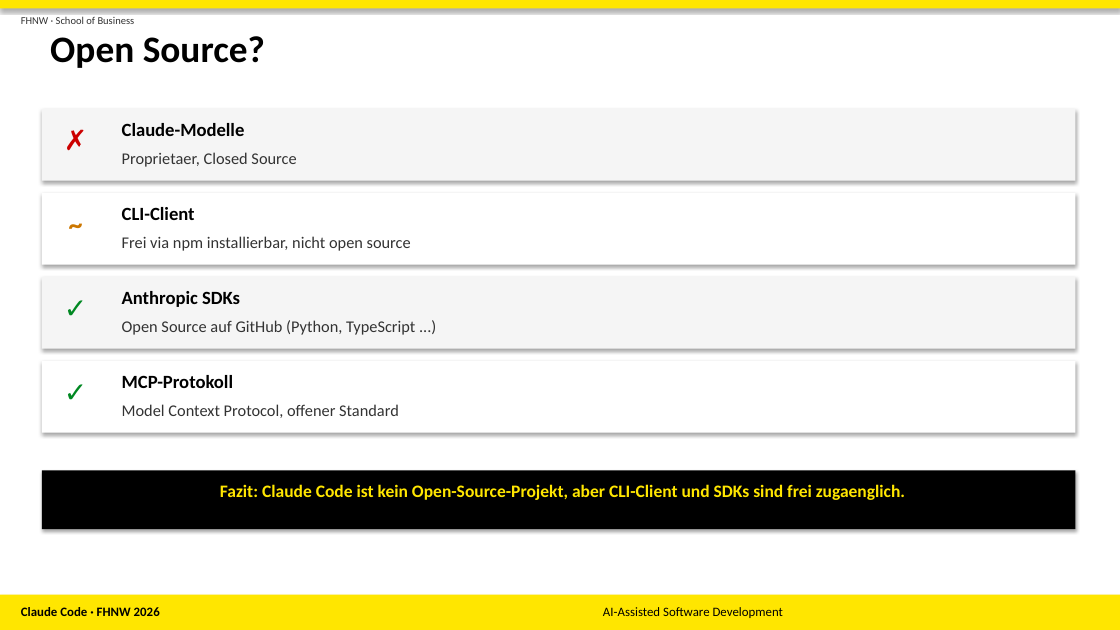
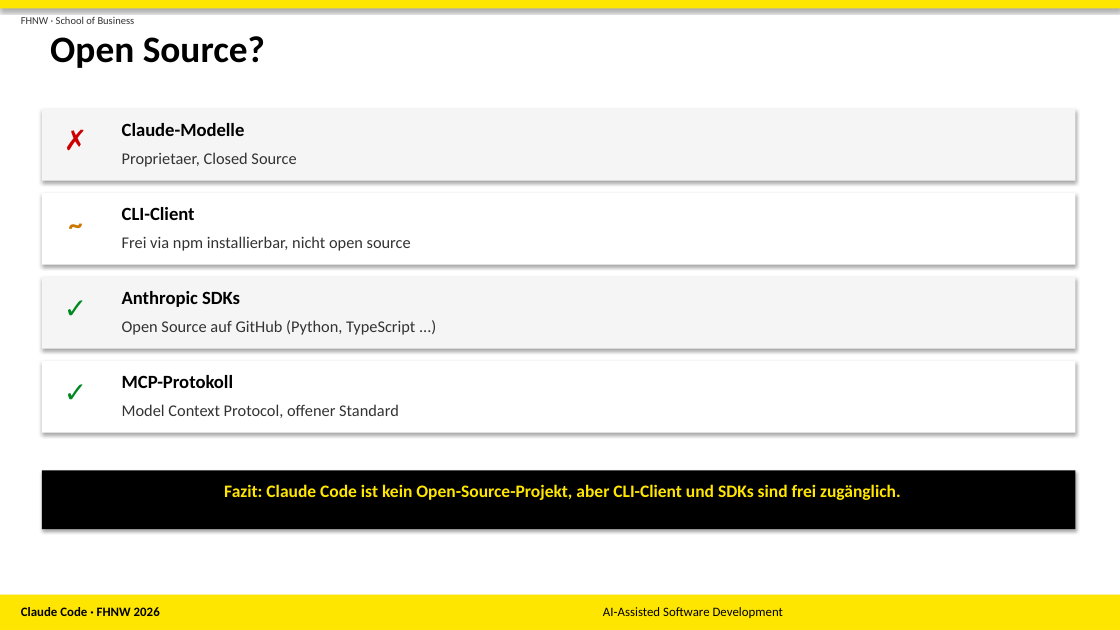
Before and after one commit to SheylaSam/AIASD, a slide deck: slide 6 of Claude_Code_Pitch.pptx. Drawn at 1120x630 pixels with LibreOffice and Linux fonts; fonts in the diff are those of the drawing. Boxes give left, top, right and bottom in pixels: in the first picture for what was removed or moved away, otherwise in the second. Text is boxed around its words. In the diff, an @@ line names an element or a change of style, - is before the commit and + after.

```diff
--- a/Claude_Code_Pitch.pptx
+++ b/Claude_Code_Pitch.pptx
@@ text at (224, 484, 900, 500): text changed @@
-Fazit: Claude Code ist kein Open-Source-Projekt, aber CLI-Client und SDKs sind frei zugaenglich.
+Fazit: Claude Code ist kein Open-Source-Projekt, aber CLI-Client und SDKs sind frei zugänglich.
```
Also in this commit, not shown: 4 other slides changed.
